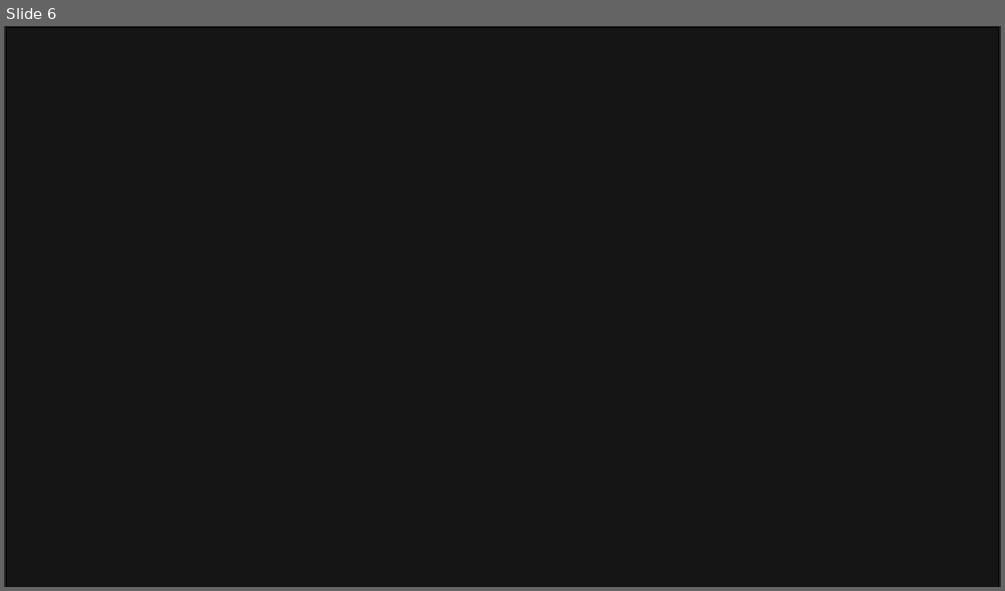
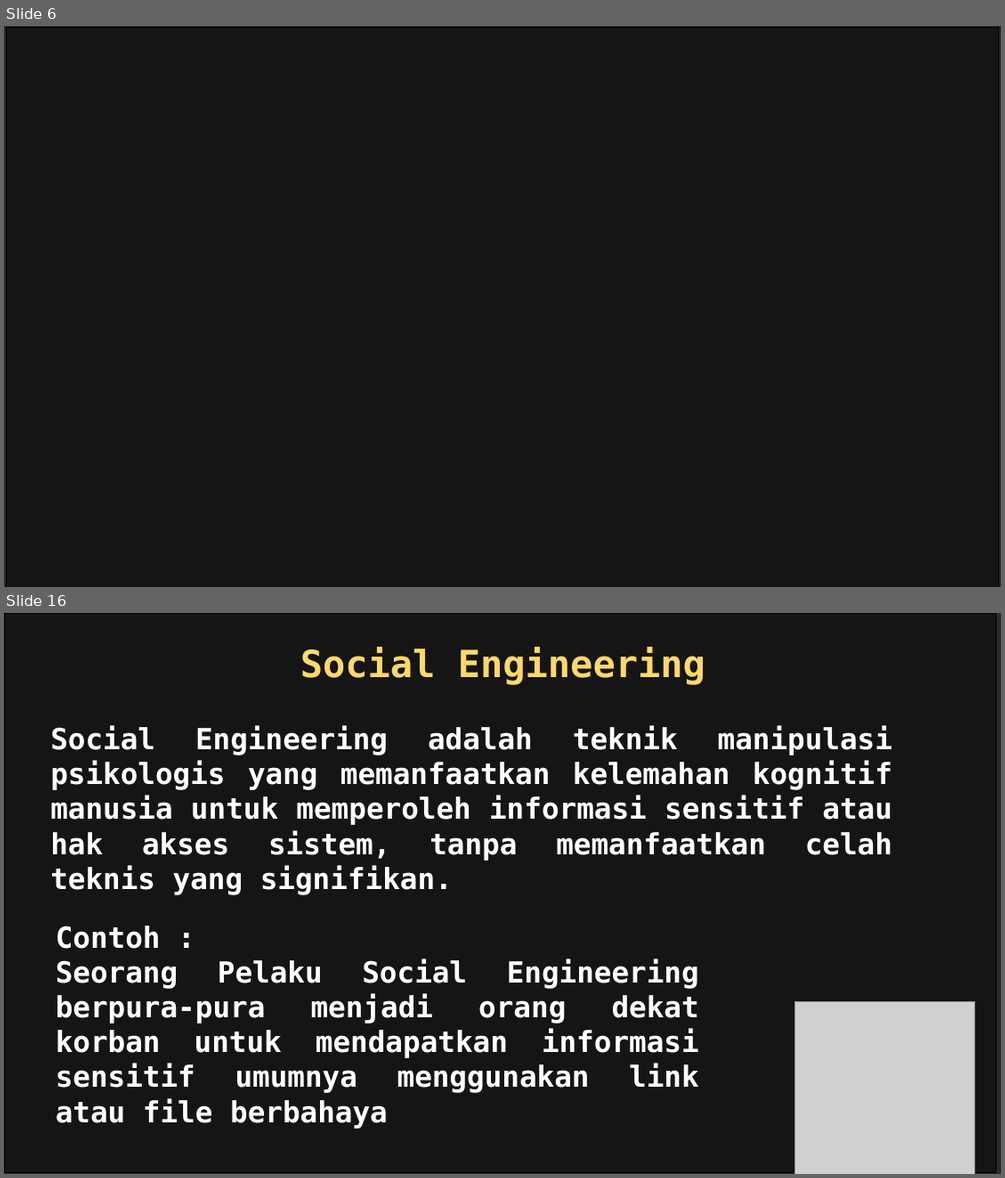
Before and after one commit to Fhreiz77/Watson-Scroll-Fesnuk-, a slide deck: John/PPT_Tugas_Serangan.pptx. Shown one above the other, each under a label of ours: slide 6 before the commit, slides 6 and 16 after it; the slides between them are not shown. The pictures are 1005x591 and 1005x1178 pixels, drawn with LibreOffice and Linux fonts; fonts in the diff are those of the drawing; grey boxes stand for pictures; background and template pictures are left out; a plain dark background stands for a picture behind light text. Boxes give left, top, right and bottom in pixels: in the first picture for what was removed or moved away, otherwise in the second. Text is boxed around its words. In the diff, an @@ line names an element or a change of style, - is before the commit and + after.

```diff
--- a/John/PPT_Tugas_Serangan.pptx
+++ b/John/PPT_Tugas_Serangan.pptx
@@ slide 16 added at <box>4,613,1001,1174</box>, background picture (left out) @@
@@ rectangle added at <box>4,613,995,1173</box>, fill #000000 at 50% opacity, outline #000000 1 pt @@
@@ text added at <box>300,647,705,685</box>, 36 pt, text #FFD966, bold @@
+Social Engineering
@@ text added at <box>50,725,892,895</box>, 28 pt, text #FFFFFF, bold @@
+Social Engineering adalah teknik manipulasi psikologis yang memanfaatkan kelemahan kognitif manusia untuk memperoleh informasi sensitif atau hak akses sistem, tanpa memanfaatkan celah teknis yang signifikan.
@@ text added at <box>56,925,699,1128</box>, 28 pt, text #FFFFFF, bold @@
+Contoh :
+Seorang Pelaku Social Engineering berpura-pura menjadi orang dekat korban untuk mendapatkan informasi sensitif umumnya menggunakan link atau file berbahaya
@@ picture added at <box>795,1001,975,1174</box> @@
```
Also in this commit, not shown: 6 slides changed, 5 other slides added, 5 other files.
